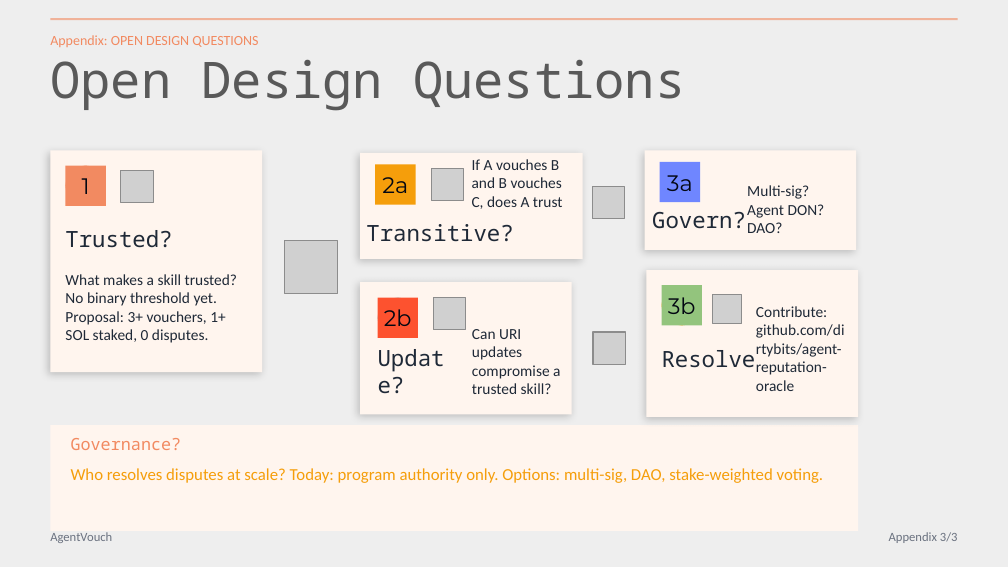
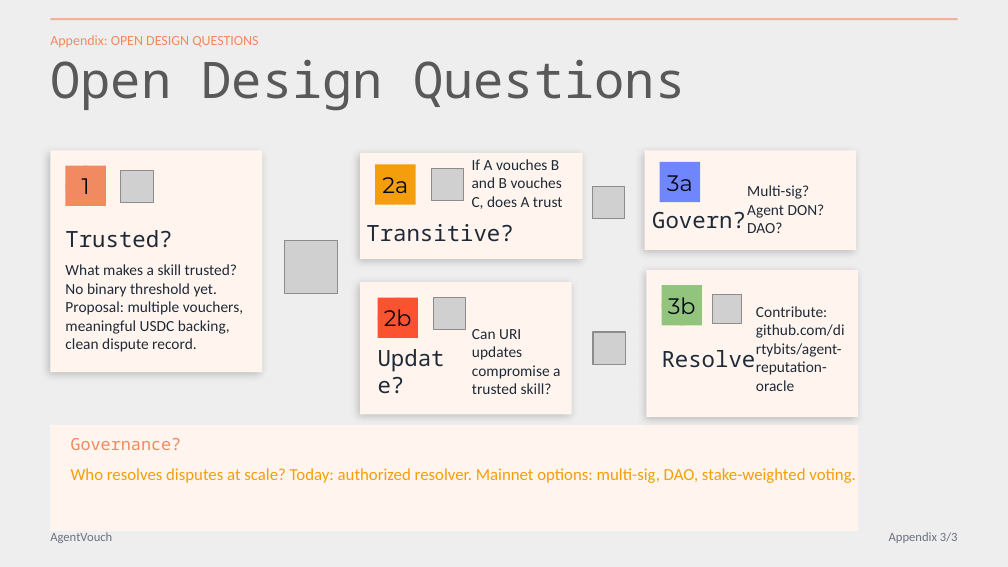
Before and after one commit to dirtybits/agent-reputation-oracle, a slide deck: slide 16 of pitch/AgentVouch_walkthrough.paper.pptx. Drawn at 1008x567 pixels with LibreOffice and Linux fonts; fonts in the diff are those of the drawing; grey boxes stand for pictures. Boxes give left, top, right and bottom in pixels: in the first picture for what was removed or moved away, otherwise in the second. Text is boxed around its words. In the diff, an @@ line names an element or a change of style, - is before the commit and + after.

```diff
--- a/pitch/AgentVouch_walkthrough.paper.pptx
+++ b/pitch/AgentVouch_walkthrough.paper.pptx
@@ text at (65,264,243,352): text changed @@
-What makes a skill trusted? No binary threshold yet. Proposal: 3+ vouchers, 1+ SOL staked, 0 disputes.
+What makes a skill trusted? No binary threshold yet. Proposal: multiple vouchers, meaningful USDC backing, clean dispute record.
@@ text at (71,468,856,483): text changed @@
-Who resolves disputes at scale? Today: program authority only. Options: multi-sig, DAO, stake-weighted voting.
+Who resolves disputes at scale? Today: authorized resolver. Mainnet options: multi-sig, DAO, stake-weighted voting.
```
Also in this commit, not shown: 11 other slides changed, 1 slide added, 10 other files.
